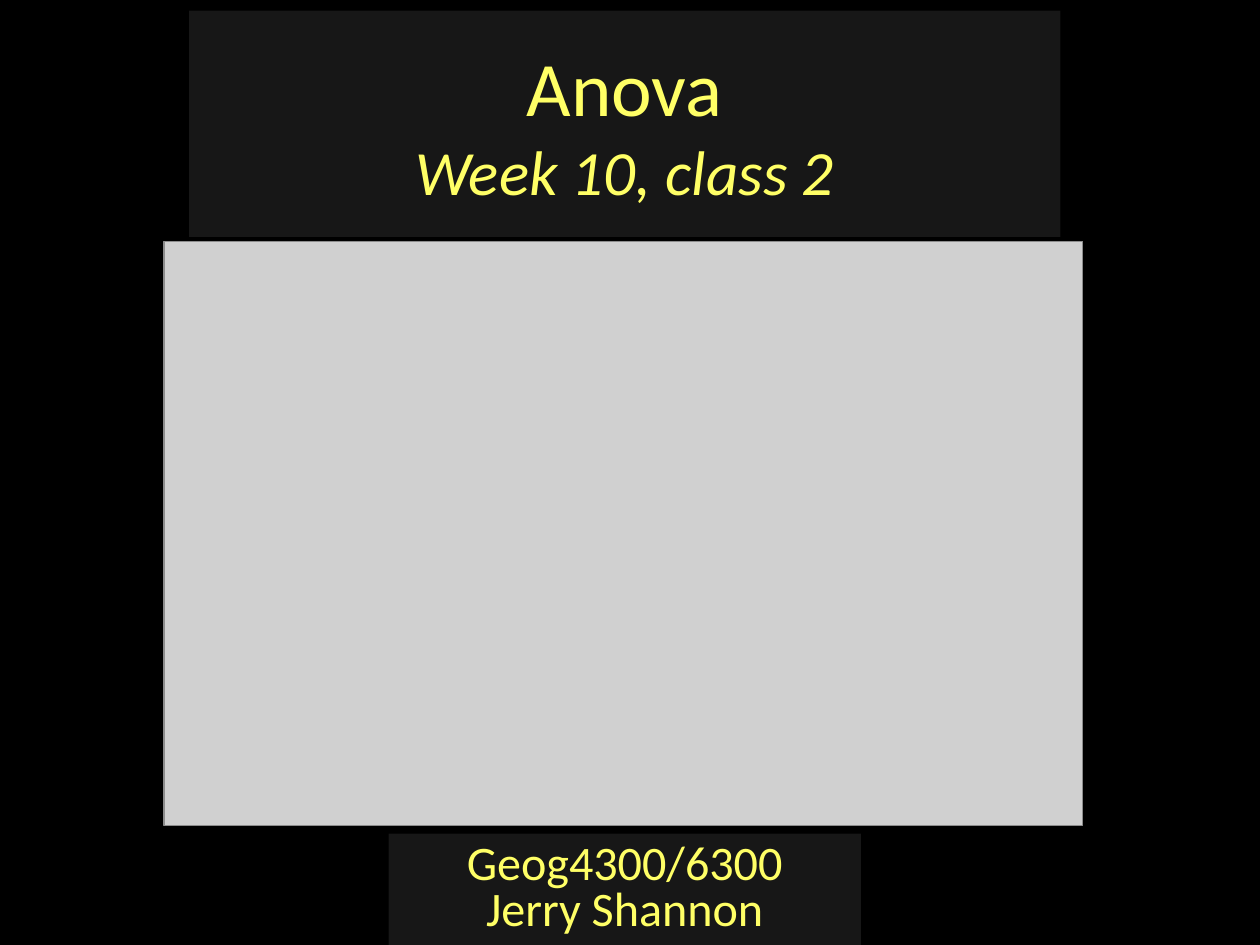
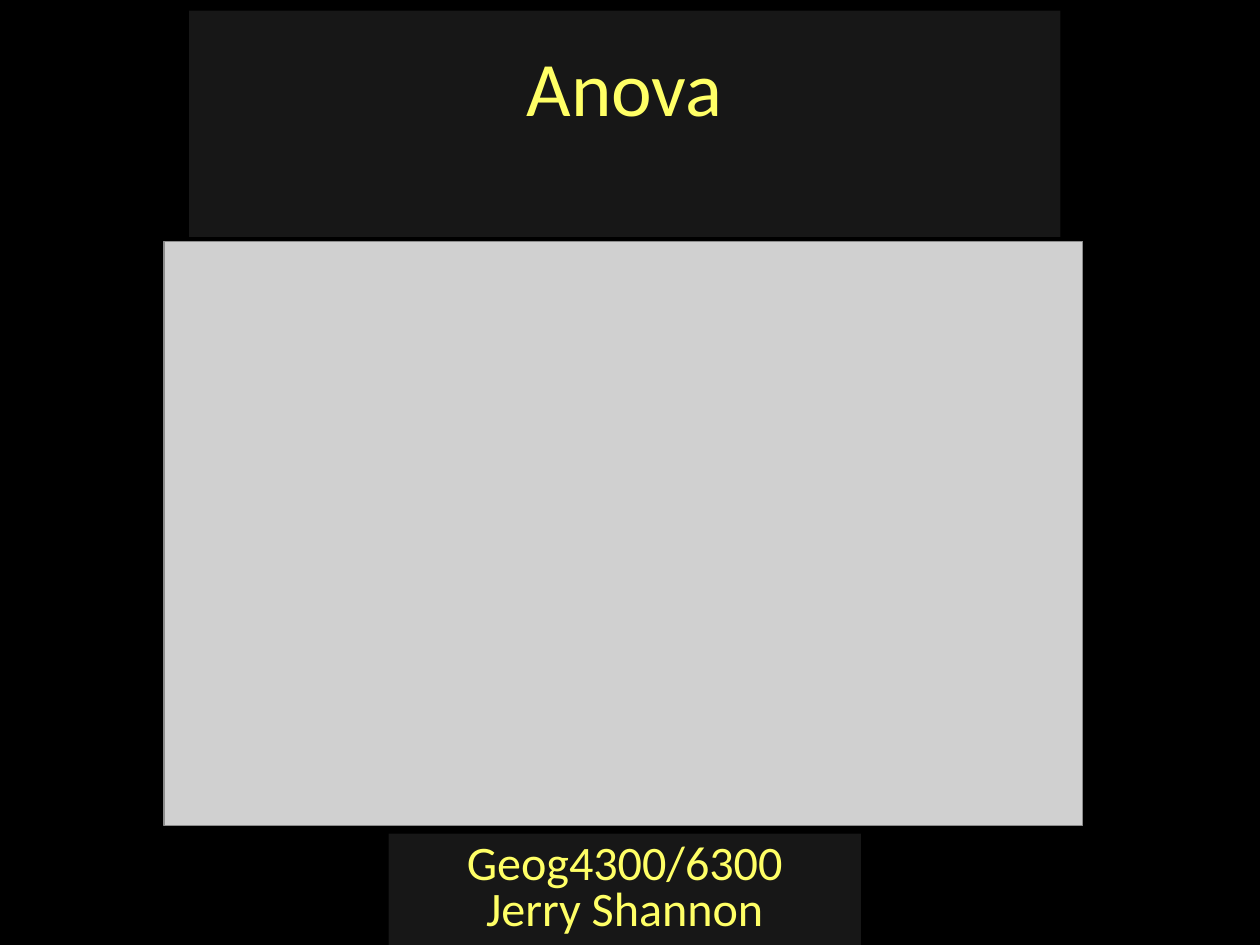
Before and after one commit to jshannon75/geog4300, a slide deck: slide 1 of slides/geog4300_f19_L12-1 ANOVA.pptx. Drawn at 1260x945 pixels with LibreOffice and Linux fonts; fonts in the diff are those of the drawing; grey boxes stand for pictures. Boxes give left, top, right and bottom in pixels: in the first picture for what was removed or moved away, otherwise in the second. Text is boxed around its words. In the diff, an @@ line names an element or a change of style, - is before the commit and + after.

Commit message:
anova slides

```diff
--- a/slides/geog4300_f19_L12-1 ANOVA.pptx
+++ b/slides/geog4300_f19_L12-1 ANOVA.pptx
@@ title at box(527, 66, 723, 117): text changed; size 36 to 44 pt; italic off @@
-Anova
-Week 10, class 2
+Anova
```
Also in this commit, not shown: 1 other slide changed.
